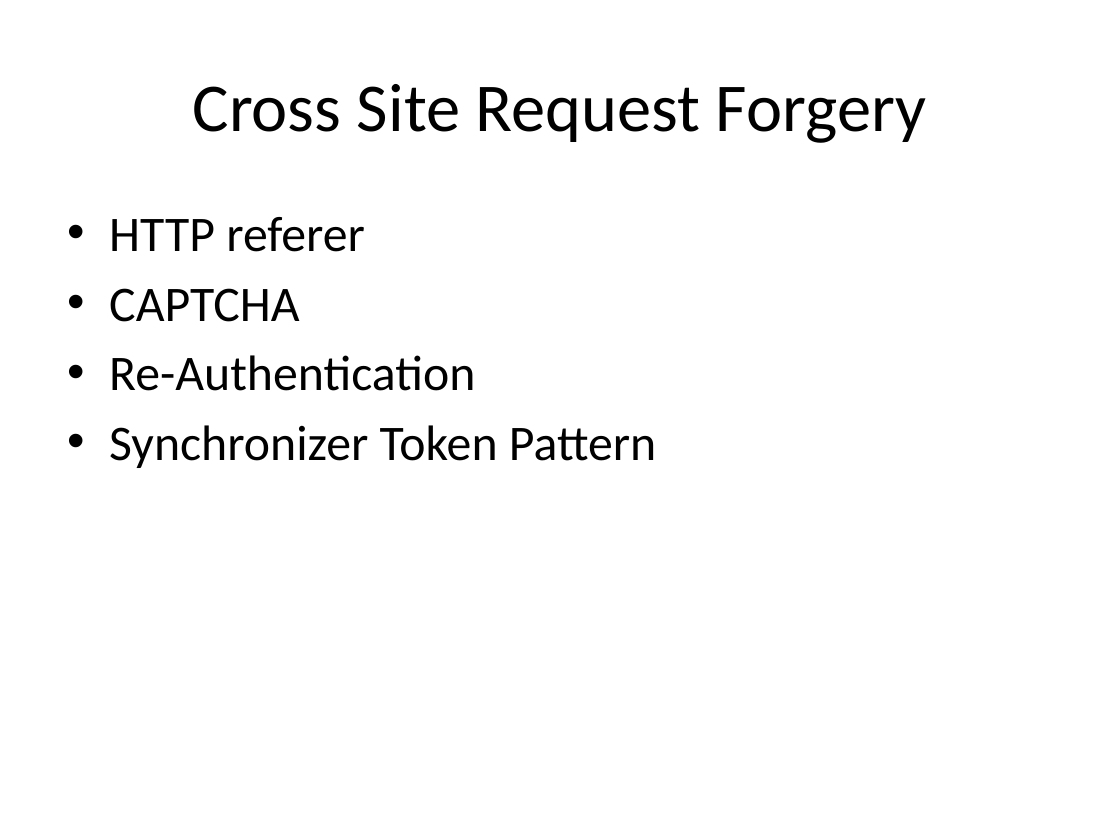
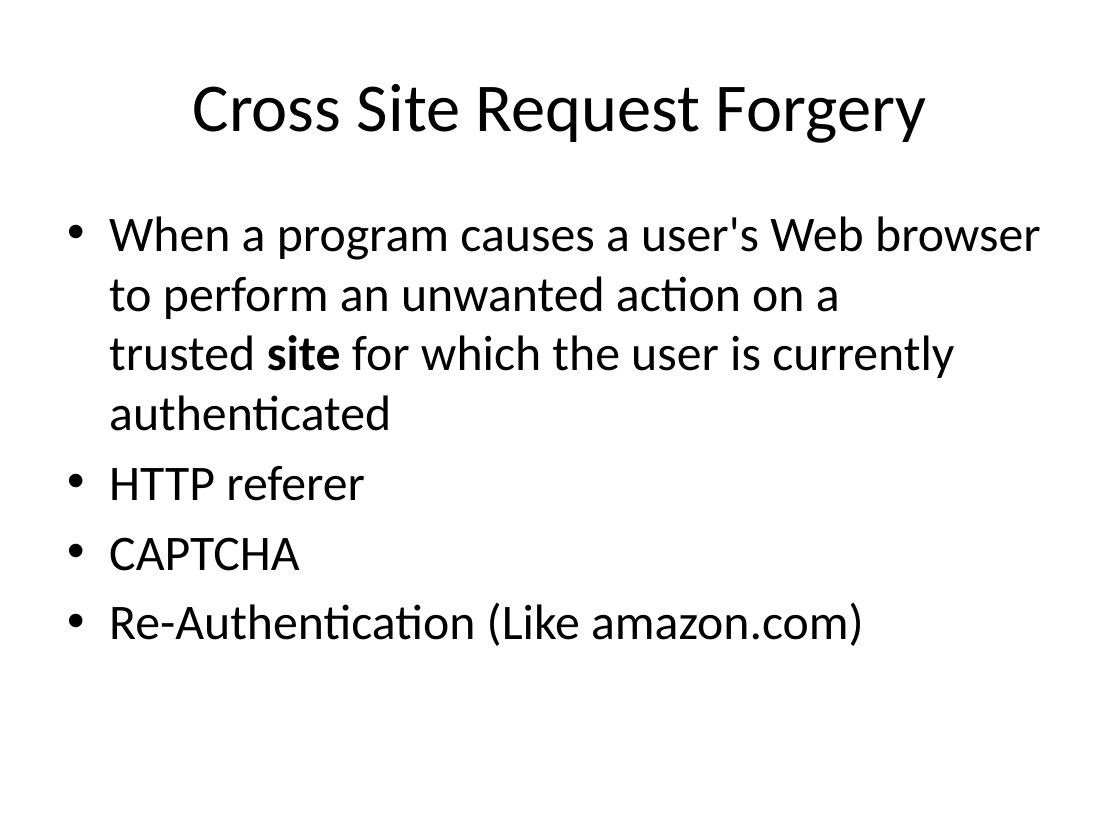
Before and after one commit to casmos1/Learning, a slide deck: slide 10 of Security/Content/Documents/Security.pptx (slide 11 before the commit). Drawn at 1120x840 pixels with LibreOffice and Linux fonts; fonts in the diff are those of the drawing. Boxes give left, top, right and bottom in pixels: in the first picture for what was removed or moved away, otherwise in the second. Text is boxed around its words. In the diff, an @@ line names an element or a change of style, - is before the commit and + after.

```diff
--- a/Security/Content/Documents/Security.pptx
+++ b/Security/Content/Documents/Security.pptx
@@ text at (109,216,1041,431): paragraph added @@
+• When a program causes a user's Web browser to perform an unwanted action on a trusted site for which the user is currently authenticated
@@ text at (109,602,864,646): text changed @@
-• Re-Authentication
-• Synchronizer Token Pattern
+• Re-Authentication (Like amazon.com)
```
Also in this commit, not shown: 1 other slide changed, 2 slides added, 13 other files.
